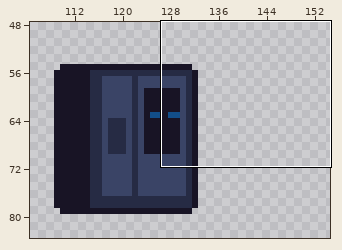
Pixel-art file, stored at Assets/Sprites/WIP - aseprite/drafts.aseprite. Above: a wide view before the commit, with the close-up outlined.
Close-up. Before the edit:
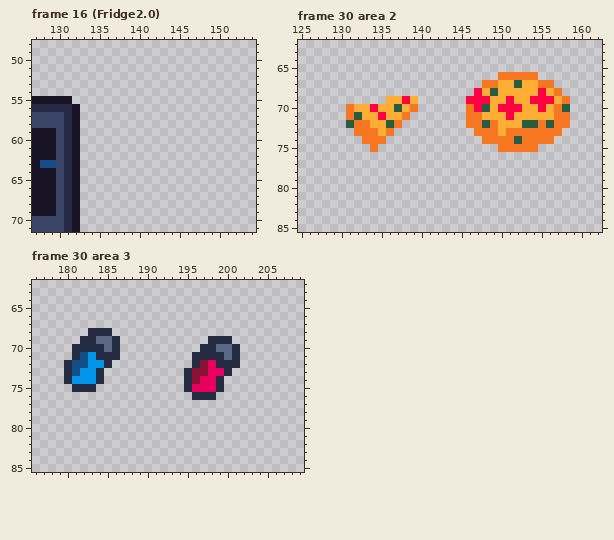
256x256 pixels, 41 frames. Shown: frame 16 (Fridge2.0): x 127..154, y 48..71; frame 30 area 2: x 125..162, y 62..85; frame 30 area 3: x 176..209, y 62..85. The wide view leaves out empty margins.
The same view after the edit:
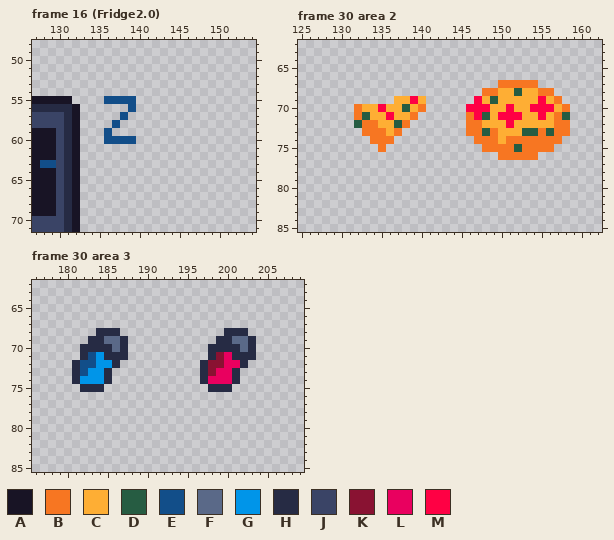
Palette (. is transparent): A #181425  B #f77622  C #feae34  D #265c42  E #124e89  F #5a6988  G #0095e9  H #262b44  J #3a4466  K #891232  L #e9005f  M #ff0044
The exact change:
Changed rows in their new state; - is an unchanged pixel.
Frame 16 (Fridge2.0), layer "Layer 3":
first column x 136:
55 EEEE
56 ---E
57 --E-
58 -E--
59 E---
60 EEEE
Frame 30 area 2, layer "Layer 3":
first column x 131:
66 -------------------.....----
67 -----------------..BBBBB..--
68 ----------------.BB--D--BB.-
69 -----.-CMC-----.-CD-C--C-CB.
70 .B-CM-CDCB-----M-M-C-C-M-MCB
71 .BD-CM-CB-------MD-M-M--M--D
72 .D-B-CDB---------CC-M-CCCC--
73 -.--BCB--------B-D--CCDD-D-B
74 --.--B----------B--C-B----B-
75 ---.B------------BB--D--BB--
76 -------------------BBBBB----
Frame 30 area 3, layer "Layer 3":
first column x 180:
68 ---.--H-------------HHH-
69 --.-H-FH----------.--FFH
70 -.---HFH---------.-HH-FH
71 -.HEG--H--------..-KL-HH
72 .H-E-GH---------.HKKLLH-
73 .HE-GH---------..HK-LH--
74 .H--GH---------..H-LLH--
75 -.--H----------...H-H---
76 ----------------...-----
Changed places in both close-ups, as pixel boxes (x1, y1, x2, y2):
added: (104, 96, 136, 144)
changed: (466, 72, 570, 160)
changed: (346, 96, 426, 152)
changed: (64, 328, 128, 392)
changed: (184, 328, 256, 400)
